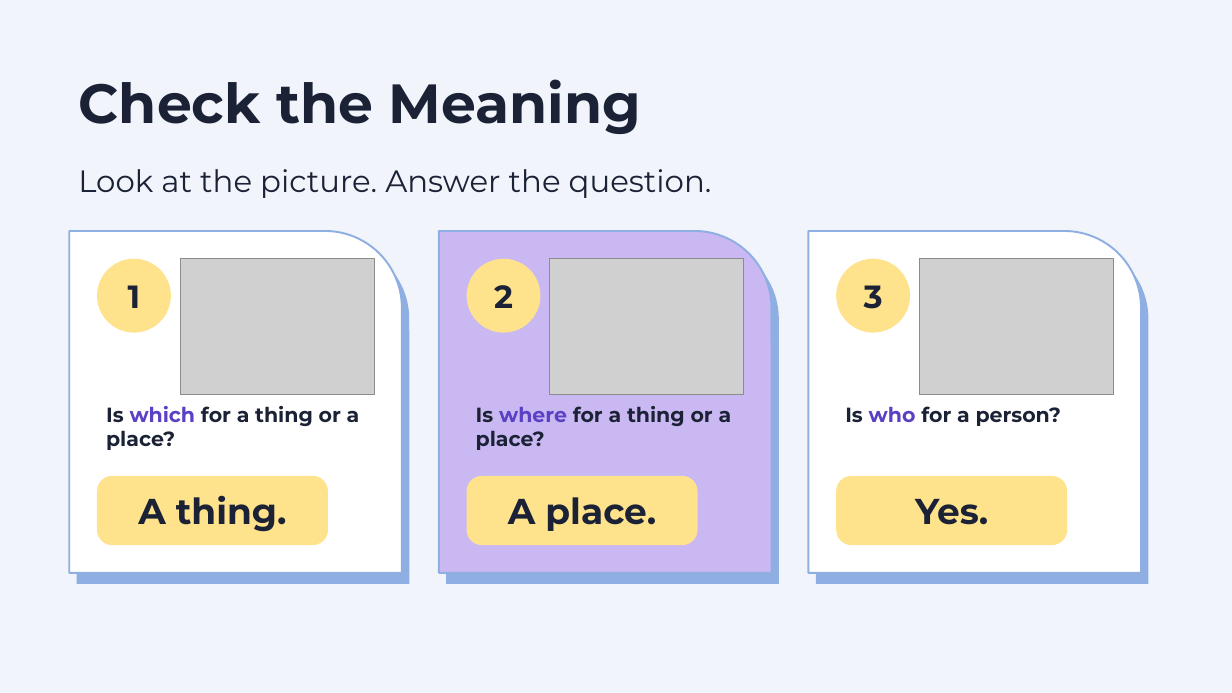
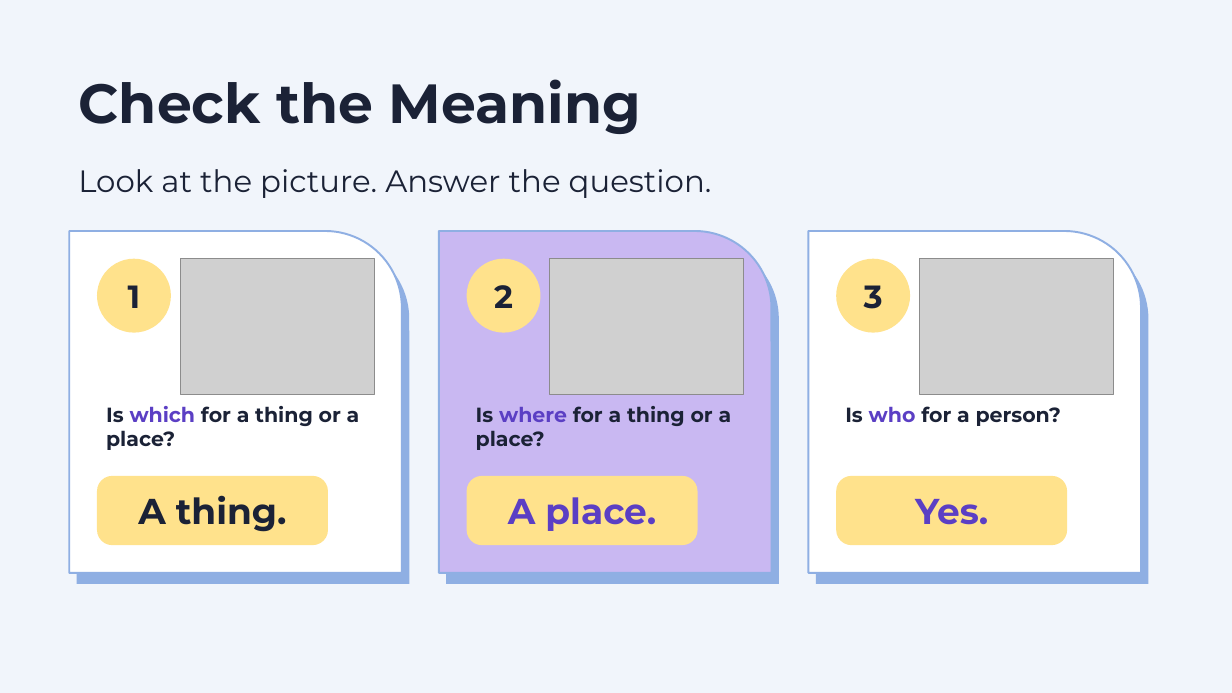
Before and after one commit to sdpursley/ESL-Curriculum, a slide deck: slide 7 of level5/slides/Level5_Lesson12_Slides.pptx. Drawn at 1232x693 pixels with LibreOffice and Linux fonts; fonts in the diff are those of the drawing; grey boxes stand for pictures. Boxes give left, top, right and bottom in pixels: in the first picture for what was removed or moved away, otherwise in the second. Text is boxed around its words. In the diff, an @@ line names an element or a change of style, - is before the commit and + after.

```diff
--- a/level5/slides/Level5_Lesson12_Slides.pptx
+++ b/level5/slides/Level5_Lesson12_Slides.pptx
@@ rounded rectangle "A place." at (x1=467, y1=476, x2=698, y2=545): text colour #1B2236 to #5B3FC4 @@
@@ rounded rectangle "Yes." at (x1=836, y1=476, x2=1067, y2=545): text colour #1B2236 to #5B3FC4 @@
```
Also in this commit, not shown: 2 other slides changed, 9 other files.
